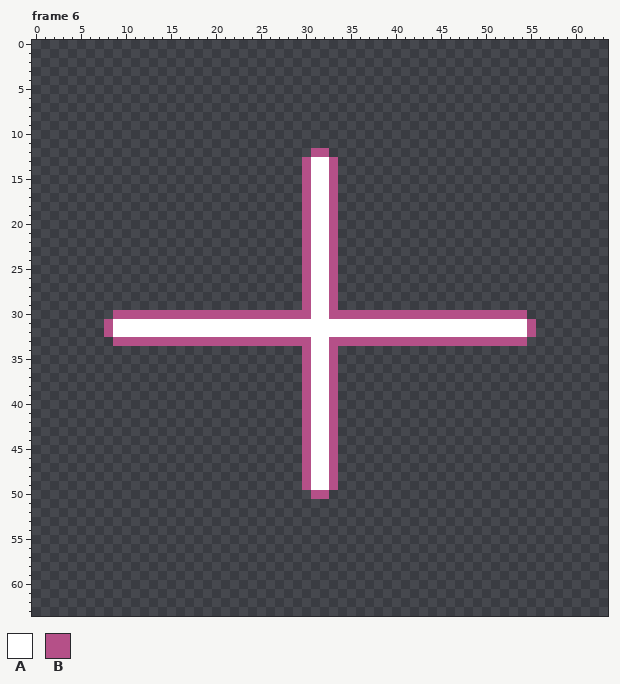
Two states of a pixel-art file, raw/arcaneblast.aseprite. The picture above was drawn from the file before the commit.
64x64 pixels, 19 frames. Shown: frame 6. The commit also changed other frames, which this record leaves out.
Visible layers, top first: "Layer 1", "Layer 3" opacity 63%.
Palette (. is transparent): A #ffffff  B #b55088
Pixels before, frame 6 (only the part around the change), first column x 16:
 5 ..........................
 6 ..........................
 7 ..........................
 8 ..........................
 9 ..........................
10 ..........................
11 ..........................
12 ...............BB.........
13 ..............BAAB........
14 ..............BAAB........
15 ..............BAAB........
16 ..............BAAB........
17 ..............BAAB........
18 ..............BAAB........
19 ..............BAAB........
20 ..............BAAB........
21 ..............BAAB........
22 ..............BAAB........
23 ..............BAAB........
24 ..............BAAB........
25 ..............BAAB........
26 ..............BAAB........
27 ..............BAAB........
28 ..............BAAB........
29 ..............BAAB........
30 BBBBBBBBBBBBBBBAABBBBBBBBB
31 AAAAAAAAAAAAAAAAAAAAAAAAAA
32 AAAAAAAAAAAAAAAAAAAAAAAAAA
33 BBBBBBBBBBBBBBBAABBBBBBBBB
34 ..............BAAB........
35 ..............BAAB........
36 ..............BAAB........
37 ..............BAAB........
38 ..............BAAB........
39 ..............BAAB........
40 ..............BAAB........
41 ..............BAAB........
42 ..............BAAB........
43 ..............BAAB........
44 ..............BAAB........
45 ..............BAAB........
46 ..............BAAB........
47 ..............BAAB........
48 ..............BAAB........
49 ..............BAAB........
50 ...............BB.........
51 ..........................
52 ..........................
53 ..........................
54 ..........................
55 ..........................
56 ..........................
57 ..........................
58 ..........................
59 ..........................
60 ..........................
The result:
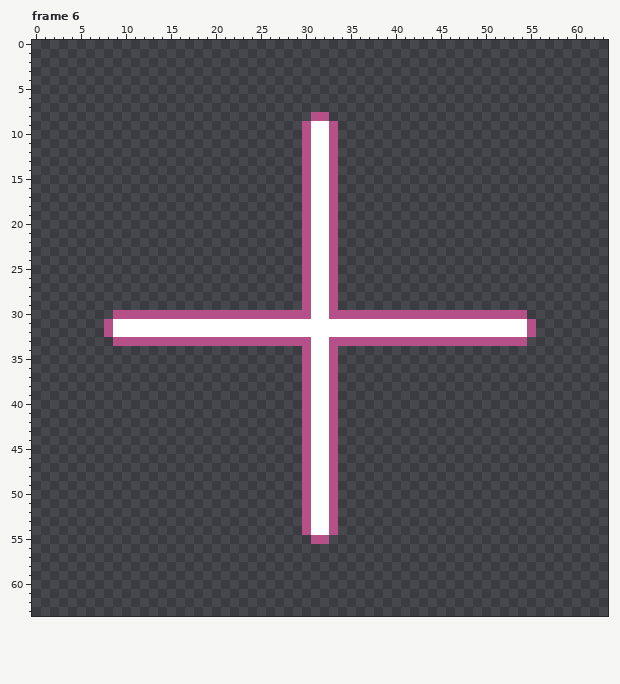
Diff:
Frame 6, layer "Layer 1":
The edit adds colour A in rows 9 to 11 at x 31 to 32; in rows 51 to 54 at x 31 to 32.
Colour B gives way to colour A in row 12 at x 31 to 32; in row 50 at x 31 to 32.
The edit adds colour B in row 8 at x 31 to 32; in rows 9 to 12 at x 30 and 33; in rows 50 to 54 at x 30 and 33; in row 55 at x 31 to 32.
Pixel boxes of the changes (left, top, right, bottom) in both pictures:
changed: (302, 112, 338, 157)
changed: (302, 490, 338, 544)
